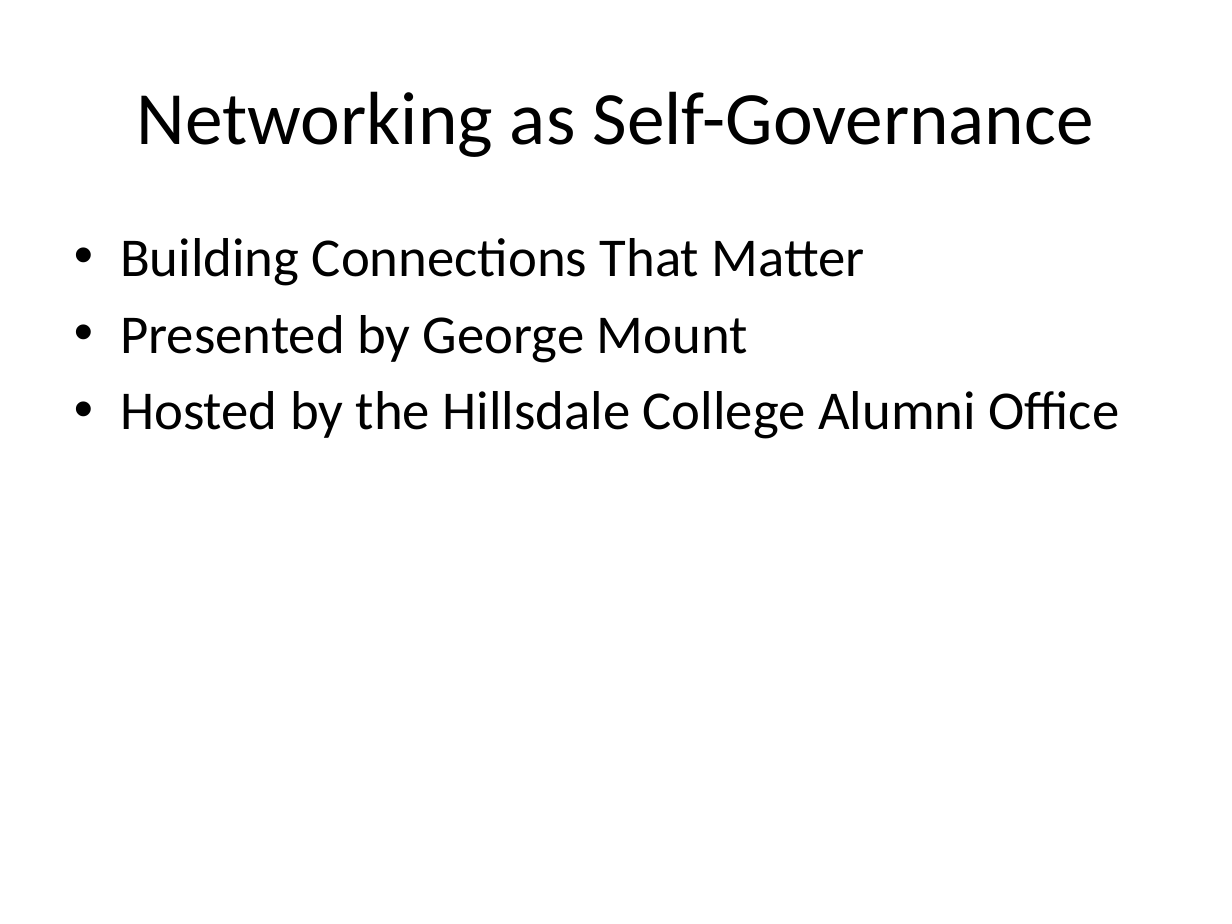
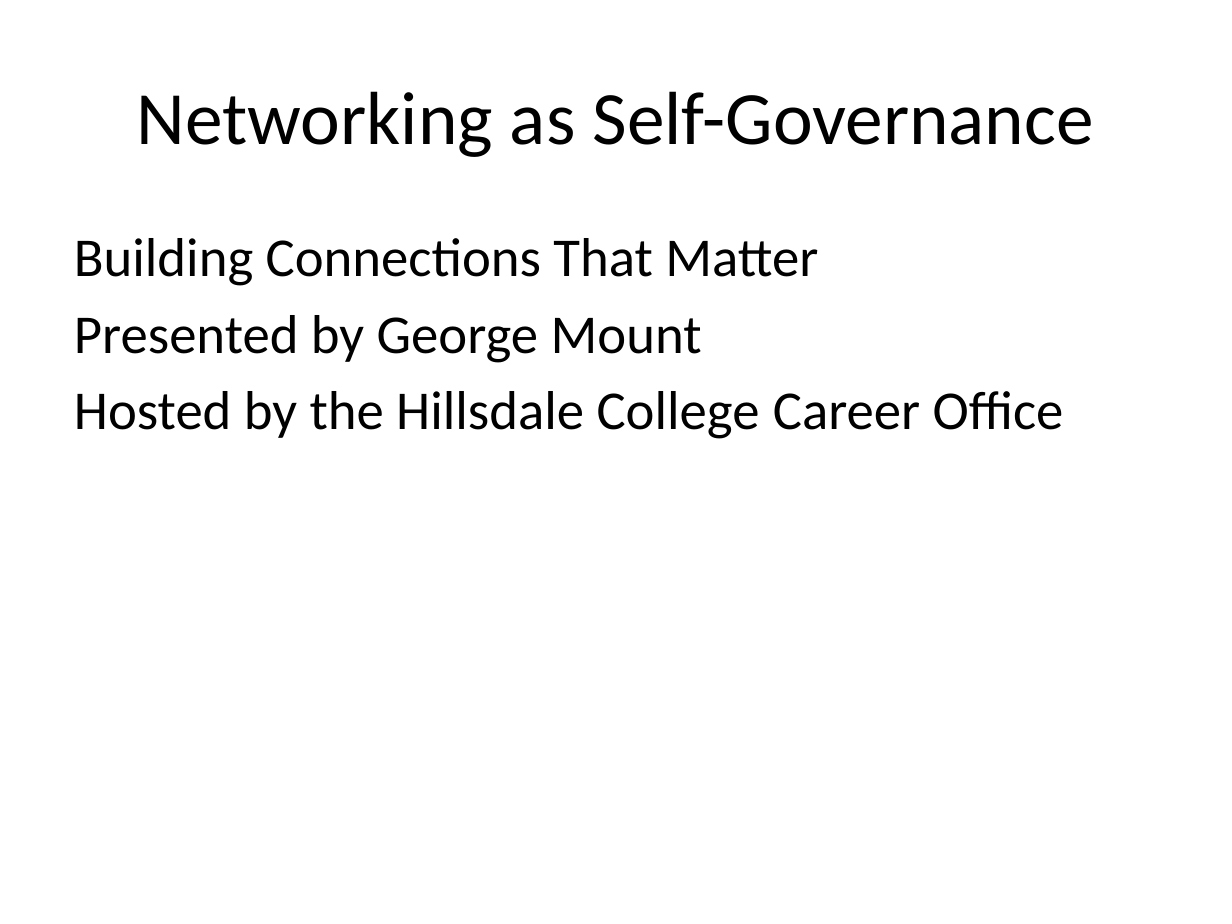
Before and after one commit to stringfestdata/hillsdale-networking-101, a slide deck: slide 1 of networking-as-self-governance.pptx. Drawn at 1232x924 pixels with LibreOffice and Linux fonts; fonts in the diff are those of the drawing. Boxes give left, top, right and bottom in pixels: in the first picture for what was removed or moved away, otherwise in the second. Text is boxed around its words. In the diff, an @@ line names an element or a change of style, - is before the commit and + after.

```diff
--- a/networking-as-self-governance.pptx
+++ b/networking-as-self-governance.pptx
@@ text at (x1=74, y1=238, x2=818, y2=363): bullet • to none @@
@@ text at (x1=74, y1=391, x2=1064, y2=439): text changed @@
-• Hosted by the Hillsdale College Alumni Office
+Hosted by the Hillsdale College Career Office
```
Also in this commit, not shown: 10 other slides changed, 1 slide added, 1 slide removed, 2 other files.
